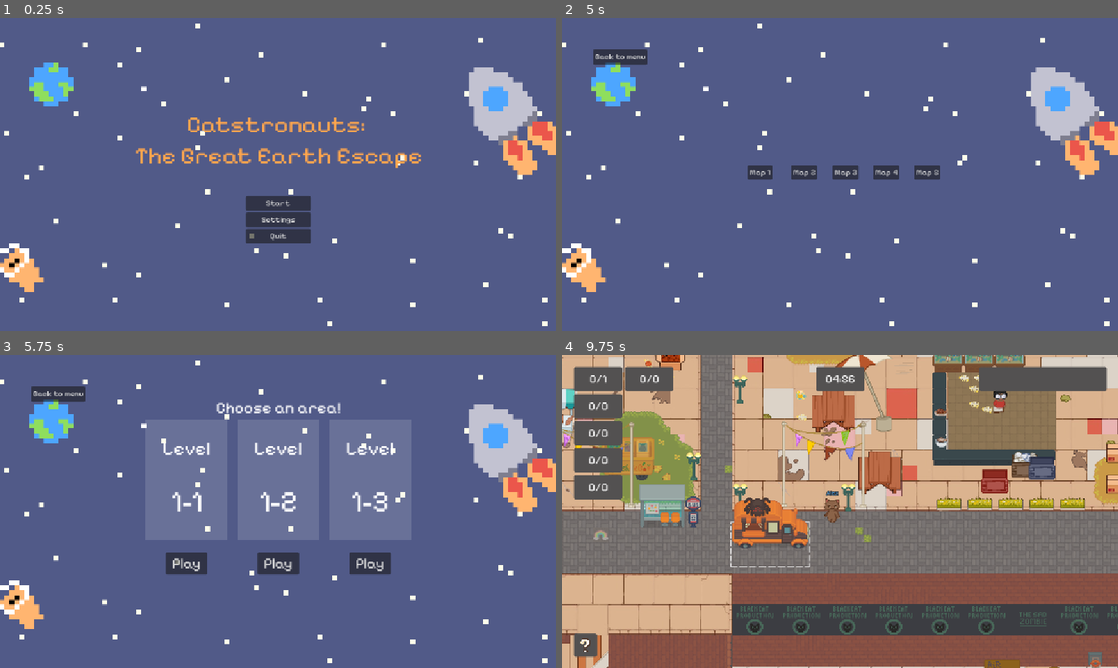
Above: before the commit, frames 1-4 (two rows, left to right).
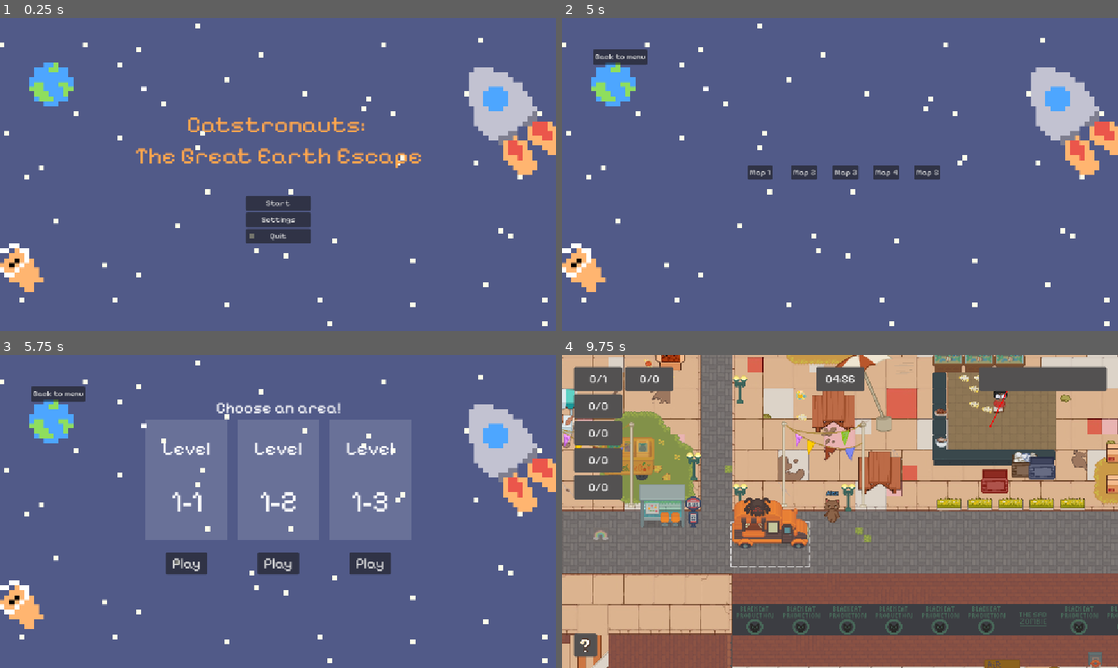
Above: after the commit, the same moments.

Repository: Lambozhuang/project-cats
Game: Godot game, scene res://ui/lobby.tscn
The game is run twice, just before and just after one commit, with the same random seed, the same clock (stepped at 60 frames per second) and the same inputs.
Inputs (mouse positions are in pixels of both pictures, inside the frame that each line leads up to):
- Up to frame 1 (0.25 s): no input
- Up to frame 2 (5 s): click "Start" at 0.5 s; click (828, 155) at 1.27 s; type "Alex" at 1.35 s; click "Host" at 2 s; click "START!" at 2.75 s; click "Select" at 3.5 s; click "Ready!" at 4.25 s
- Up to frame 3 (5.75 s): click "Map 1" at 5 s
- Up to frame 4 (9.75 s): click "Play" at 5.75 s; hold Right (move_right) 6.53-7.28 s; tap J (carry) every 0.75 s from 6.6 to 9.6 s; hold Down (move_down) 7.28-8.03 s; hold Right (move_right) 8.03-8.78 s; hold Up (move_up) 8.78-9.53 s; hold Left (move_left) from 9.53 s (still down)

Frames 1-3 are identical in both runs. In frame 4, less than 0.1% of the frame differs, in the area x 76-81%, y 11-24%.

Commit message:
fix: add back navigation layer for global map

Diff:
--- a/level/demo_1.tscn
+++ b/level/demo_1.tscn
@@ -35,7 +35,6 @@
 
 [node name="GlobalNavigationRegion2D" type="NavigationRegion2D" parent="."]
 navigation_polygon = SubResource("NavigationPolygon_higlw")
-navigation_layers = 0
 
 [node name="Van" parent="GlobalNavigationRegion2D" instance=ExtResource("1_fm3gc")]
 z_index = 49
@@ -379,4 +378,5 @@
 
 [node name="RegularBgm" type="AudioStreamPlayer" parent="."]
 stream = ExtResource("23_ycd54")
+volume_db = -23.78
 autoplay = true
--- a/npc/npc.tscn
+++ b/npc/npc.tscn
@@ -38,6 +38,7 @@
 
 [node name="NavigationAgent2D" type="NavigationAgent2D" parent="."]
 navigation_layers = 255
+debug_enabled = true
 
 [node name="MultiplayerSynchronizer" type="MultiplayerSynchronizer" parent="."]
 replication_config = SubResource("SceneReplicationConfig_nhy3c")
